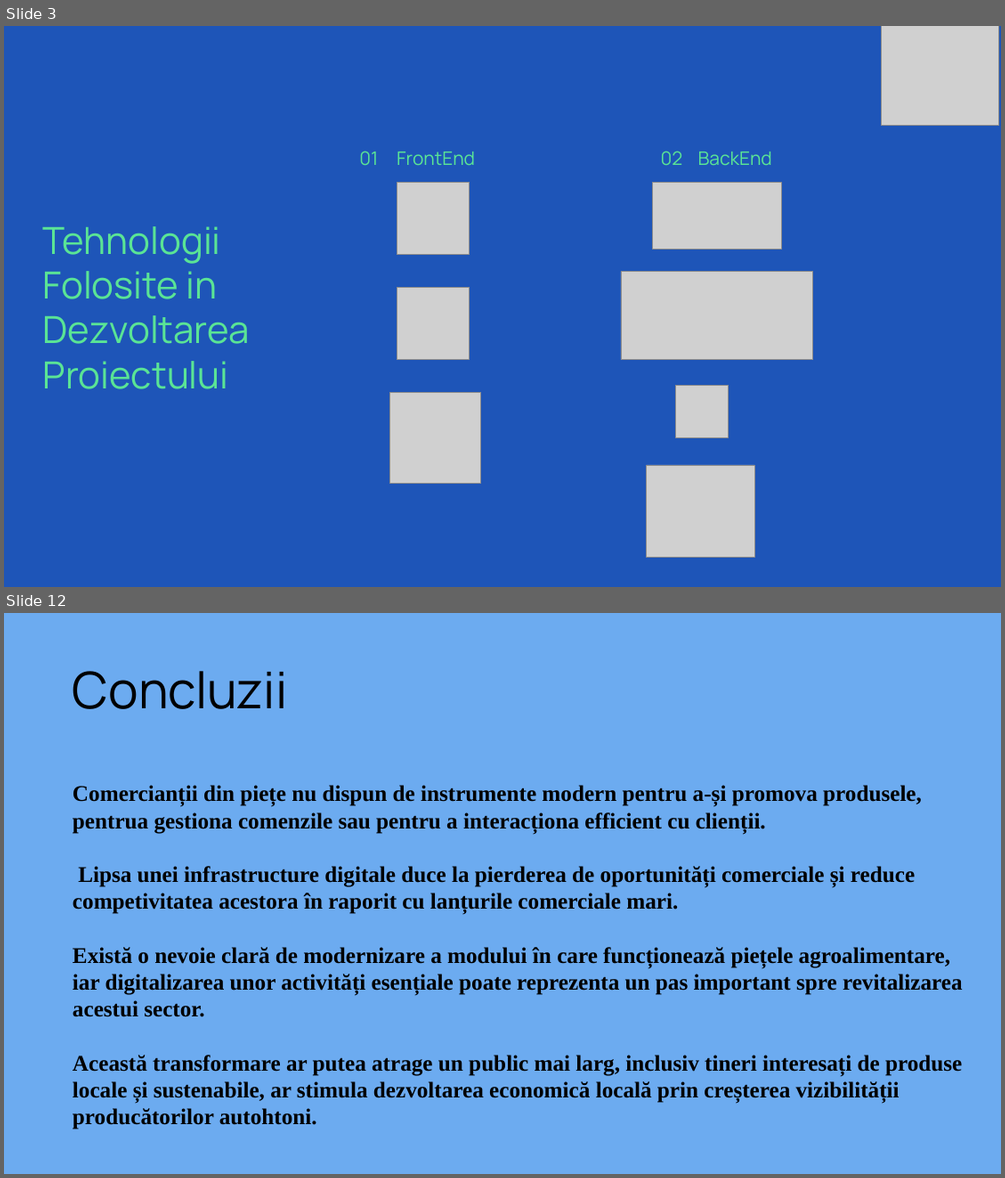
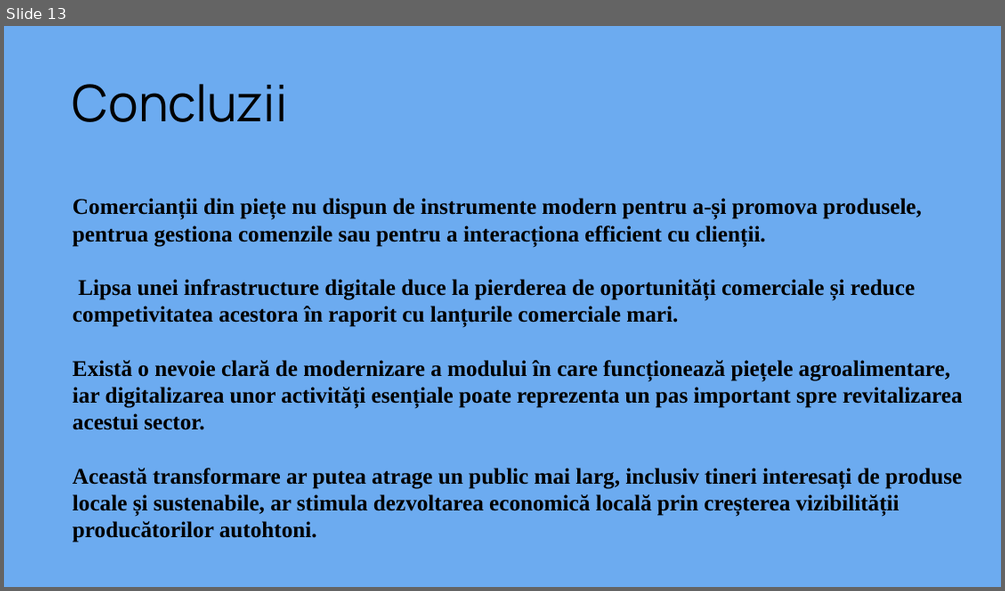
Before and after one commit to robertnitu02/proiect-diploma, a slide deck: word/prezentare.pptx. Shown one above the other, each under a label of ours: slides 3 and 12 before the commit, slide 13 after it; the slides between them are not shown. The pictures are 1005x1178 and 1005x591 pixels, drawn with LibreOffice and Linux fonts; fonts in the diff are those of the drawing; grey boxes stand for pictures; background and template pictures are left out. Boxes give left, top, right and bottom in pixels: in the first picture for what was removed or moved away, otherwise in the second. Text is boxed around its words. In the diff, an @@ line names an element or a change of style, - is before the commit and + after.

```diff
--- a/word/prezentare.pptx
+++ b/word/prezentare.pptx
@@ slide 3 removed at bbox=[4, 26, 1001, 587], background #1E55B8 @@
@@ picture removed at bbox=[882, 26, 999, 126] @@
@@ text removed at bbox=[359, 151, 378, 165] @@
-01
@@ text removed at bbox=[396, 151, 475, 165] @@
-FrontEnd
@@ text removed at bbox=[661, 151, 683, 165] @@
-02
@@ text removed at bbox=[698, 151, 772, 165] @@
-BackEnd
@@ picture removed at bbox=[396, 183, 469, 255] @@
@@ picture removed at bbox=[653, 183, 782, 249] @@
@@ title removed at bbox=[43, 226, 250, 389] @@
-Tehnologii Folosite in Dezvoltarea Proiectului
@@ picture removed at bbox=[396, 287, 469, 360] @@
@@ picture removed at bbox=[621, 272, 813, 360] @@
@@ picture removed at bbox=[390, 392, 481, 483] @@
@@ picture removed at bbox=[676, 385, 728, 437] @@
@@ picture removed at bbox=[647, 465, 755, 557] @@
@@ what was slide 12 is now slide 13 @@
```
Also in this commit, not shown: 10 slides changed, 2 slides added.
